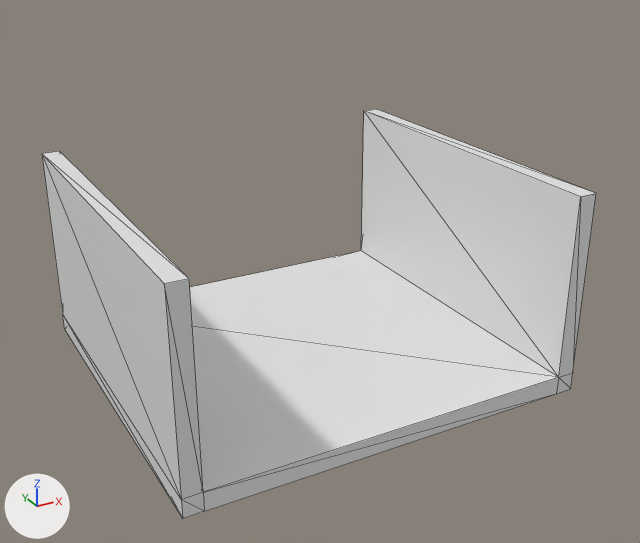
The glTF model models/lvl.glb as it was, and as the next commit left it.
Before and after are seen from a 50 mm lens placed at (-41.1, -59.0, 47.7), pointed at (0.8, 17.1, 9.6). Lighting does not change. The marker at lower left points along +X, +Y and +Z. Mesh edges are drawn as thin lines. Vertices at the same position are counted once.

The first picture shows 'unit1'.
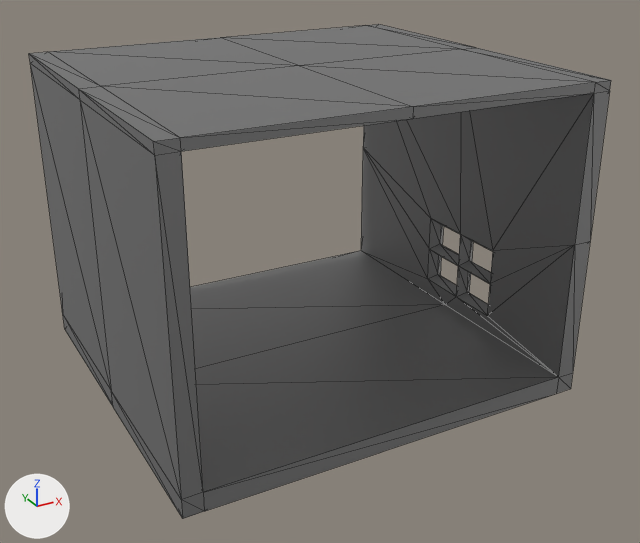
Changed parts and their boxes (x1, y1, x2, y2) in the pictures (640 x 543 px):
'unit1', recoloured, surface changed, reshaped (white to grey, 21% taller): before (42, 109, 596, 519); after (29, 24, 611, 519)

The change, as a diff of the scene's bpy script:
```diff
--- a/models/lvl.glb.py
+++ b/models/lvl.glb.py
@@ mat_material @@
 mat_material = principled_material('Material')
-mat_material.base_color = (0.8, 0.8, 0.8)  # white #e7e7e7
+mat_material.base_color = (0.243, 0.243, 0.243)  # grey #878787
 mat_material.roughness = 0.4
+mat_material.metallic = 0.768
@@ me_cube @@
 # used by ob_unit1; location = (0.0, 0.0, 0.0)
-me_cube.from_pydata(...)  # 24 vertices, 44 faces; spans x -22.0..22.0, y 0.0..40.0, z -2.0..20.0
+me_cube.from_pydata(...)  # 92 vertices, 200 faces; spans x -22.0..22.0, y 0.0..40.0, z -2.0..31.0
+# me_cube part 1
+# 8 vertices are removed from x -22.0..22.0, y 0.0..40.0, z 20.0
+# 32 faces are deleted
+# 34 vertices are added at x 0.0..22.0, y 0.0..40.0, z 1.9..31.0
+# 8 new vertices lie (0.0, 20.0, 0.0) away from vertices in x -22.0..22.0, y 0.0, z -2.0..0.0
+# 6 new vertices lie (0.0, 0.0, 30.0) away from vertices in x -22.0..-20.0, y 0.0..40.0, z 0.0
+# 5 new vertices lie (0.0, 0.0, 1.0) away from vertices in x -22.0..-20.0, y 0.0..40.0, z 30.0
+# 5 new vertices lie (20.0, 0.0, 0.0) away from vertices in x -20.0, y 0.0..40.0, z 30.0..31.0
+# 5 new vertices lie (20.0, 0.0, 0.0) away from vertices in x 0.0, y 0.0..40.0, z 30.0..31.0
+# 5 new vertices lie (2.0, 0.0, 0.0) away from vertices in x -22.0..20.0, y 0.0..40.0, z 30.0..31.0
+# 8 new vertices lie (1.0, 0.8, 0.8) away from vertices in x 20.0..21.0, y 12.0..23.2, z 1.9..9.3
+# 188 new faces join them
 me_cube.materials.append(mat_material)
```
